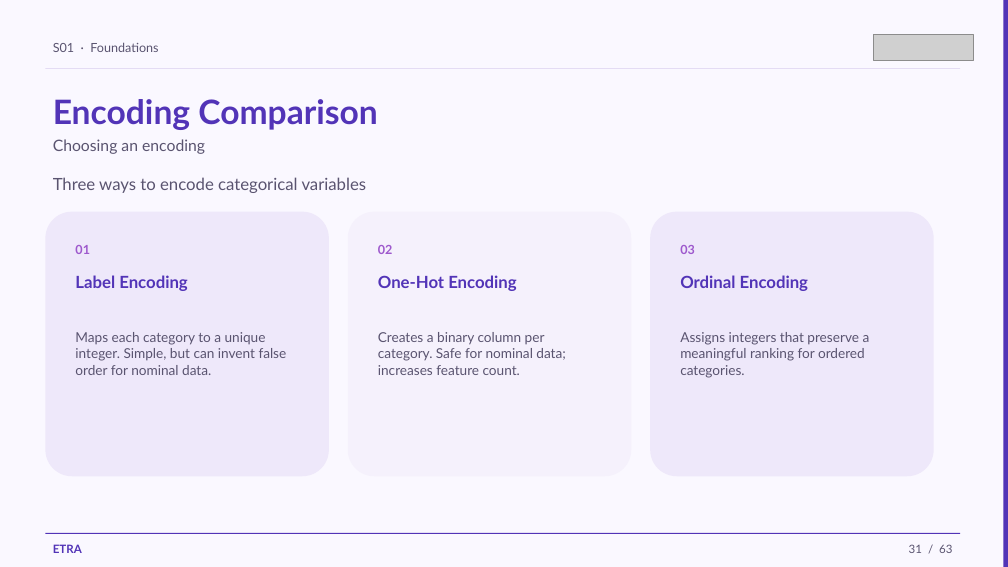
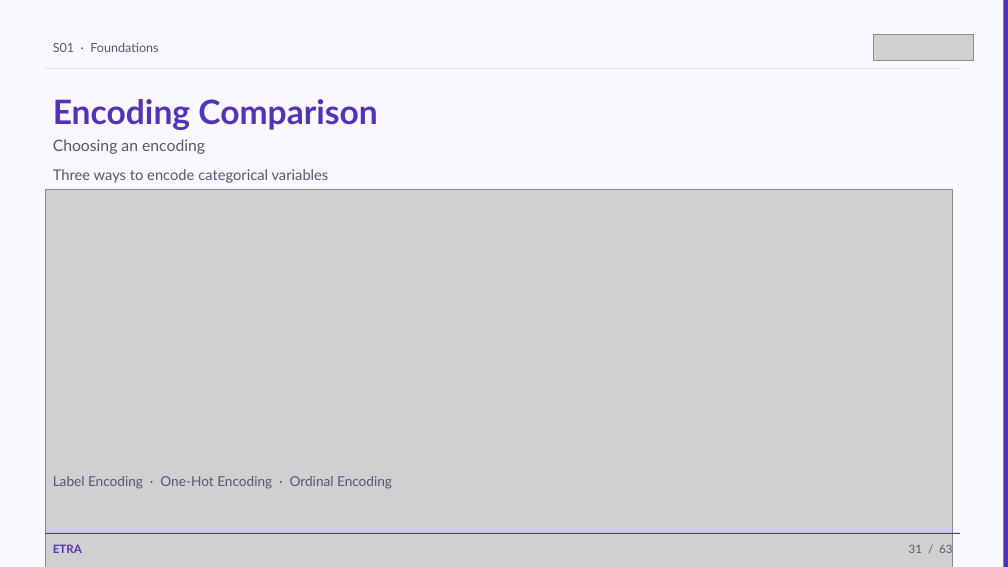
Before and after one commit to iksasa15/AI-ML, a slide deck: slide 31 of web-presentation/pdf-exports/Week1-Session1-Foundations.pptx. Drawn at 1008x567 pixels with LibreOffice and Linux fonts; fonts in the diff are those of the drawing; grey boxes stand for pictures. Boxes give left, top, right and bottom in pixels: in the first picture for what was removed or moved away, otherwise in the second. Text is boxed around its words. In the diff, an @@ line names an element or a change of style, - is before the commit and + after.

```diff
--- a/web-presentation/pdf-exports/Week1-Session1-Foundations.pptx
+++ b/web-presentation/pdf-exports/Week1-Session1-Foundations.pptx
@@ text "Three ways to encode categorical ...": place and size @@
-text "Three ways to encode categorical ..." at (53,177,367,193)
+text "Three ways to encode categorical ..." at (53,169,329,183)
@@ text "Three ways to encode categorical ..." at (53,169,329,183): size 16 to 14 pt @@
@@ picture added at (45,189,953,567) @@
@@ rounded rectangle removed at (45,212,329,476) @@
@@ rounded rectangle removed at (348,212,631,476) @@
@@ rounded rectangle removed at (650,212,934,476) @@
@@ text removed at (75,245,90,254) @@
-01
@@ text removed at (378,245,393,254) @@
-02
@@ text removed at (680,245,695,254) @@
-03
@@ text removed at (75,275,187,291) @@
-Label Encoding
@@ text removed at (680,275,808,291) @@
-Ordinal Encoding
@@ text removed at (75,332,287,375) @@
-Maps each category to a unique integer. Simple, but can invent false order for nominal data.
@@ text removed at (378,332,566,375) @@
-Creates a binary column per category. Safe for nominal data; increases feature count.
@@ text removed at (680,332,870,378) @@
-Assigns integers that preserve a meaningful ranking for ordered categories.
@@ text at (53,476,392,489): text changed; size 16 to 13 pt; text colour #5234B7 to #5A5470; bold off @@
-One-Hot Encoding
+Label Encoding · One-Hot Encoding · Ordinal Encoding
```
Also in this commit, not shown: 33 other slides changed, 14 other files.
